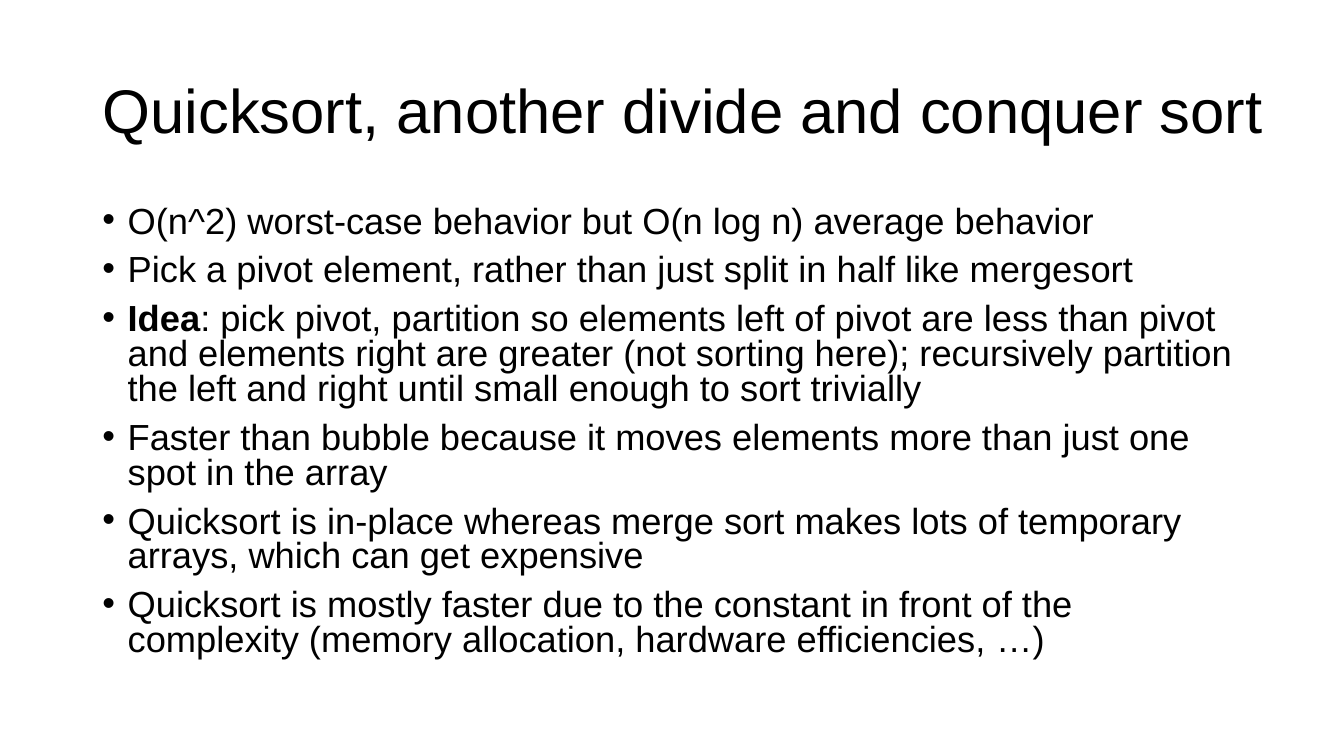
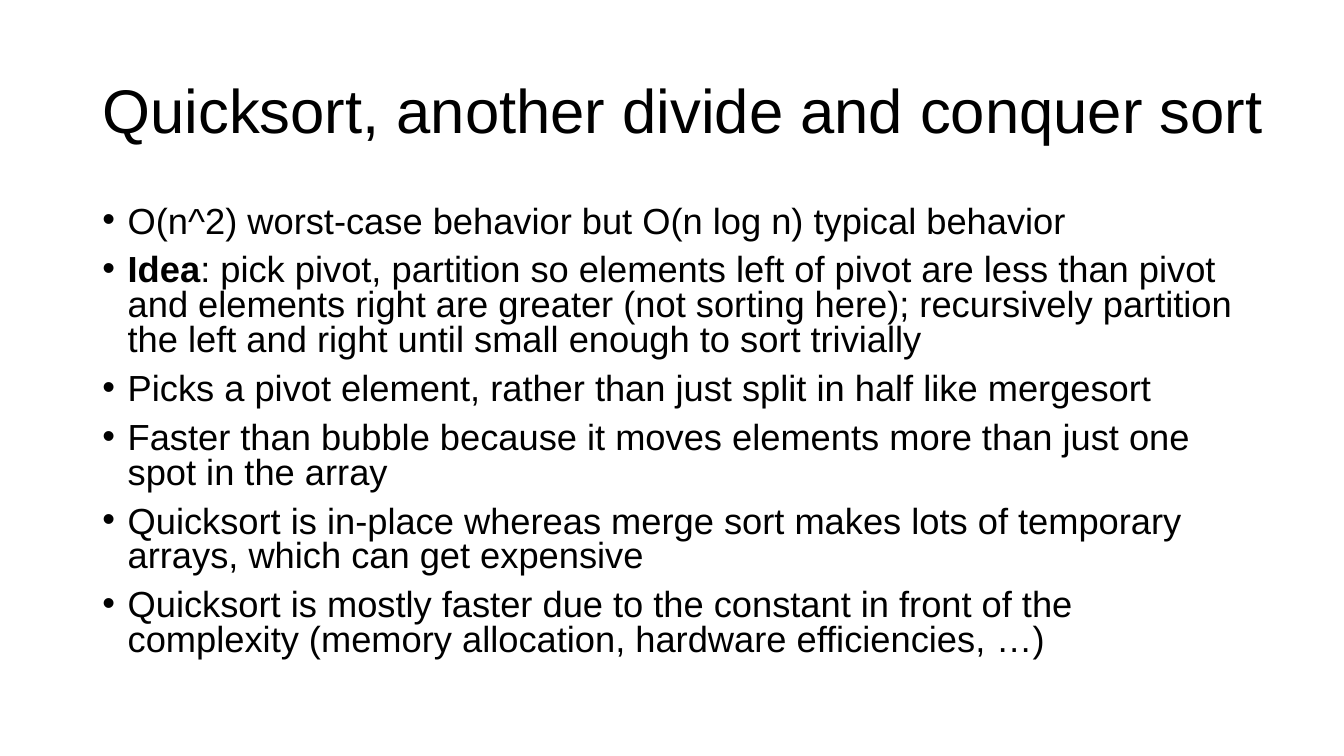
Before and after one commit to parrt/msds689, a slide deck: slide 6 of notes/sorting.pptx. Drawn at 1344x756 pixels with LibreOffice and Linux fonts; fonts in the diff are those of the drawing; background and template pictures are left out. Boxes give left, top, right and bottom in pixels: in the first picture for what was removed or moved away, otherwise in the second. Text is boxed around its words. In the diff, an @@ line names an element or a change of style, - is before the commit and + after.

```diff
--- a/notes/sorting.pptx
+++ b/notes/sorting.pptx
@@ text at box(128, 207, 1065, 240): text changed @@
-• O(n^2) worst-case behavior but O(n log n) average behavior
-• Pick a pivot element, rather than just split in half like mergesort
+• O(n^2) worst-case behavior but O(n log n) typical behavior
@@ text at box(128, 374, 1151, 408): paragraph added @@
+• Picks a pivot element, rather than just split in half like mergesort
```
Also in this commit, not shown: 7 other slides changed, 5 other files.
